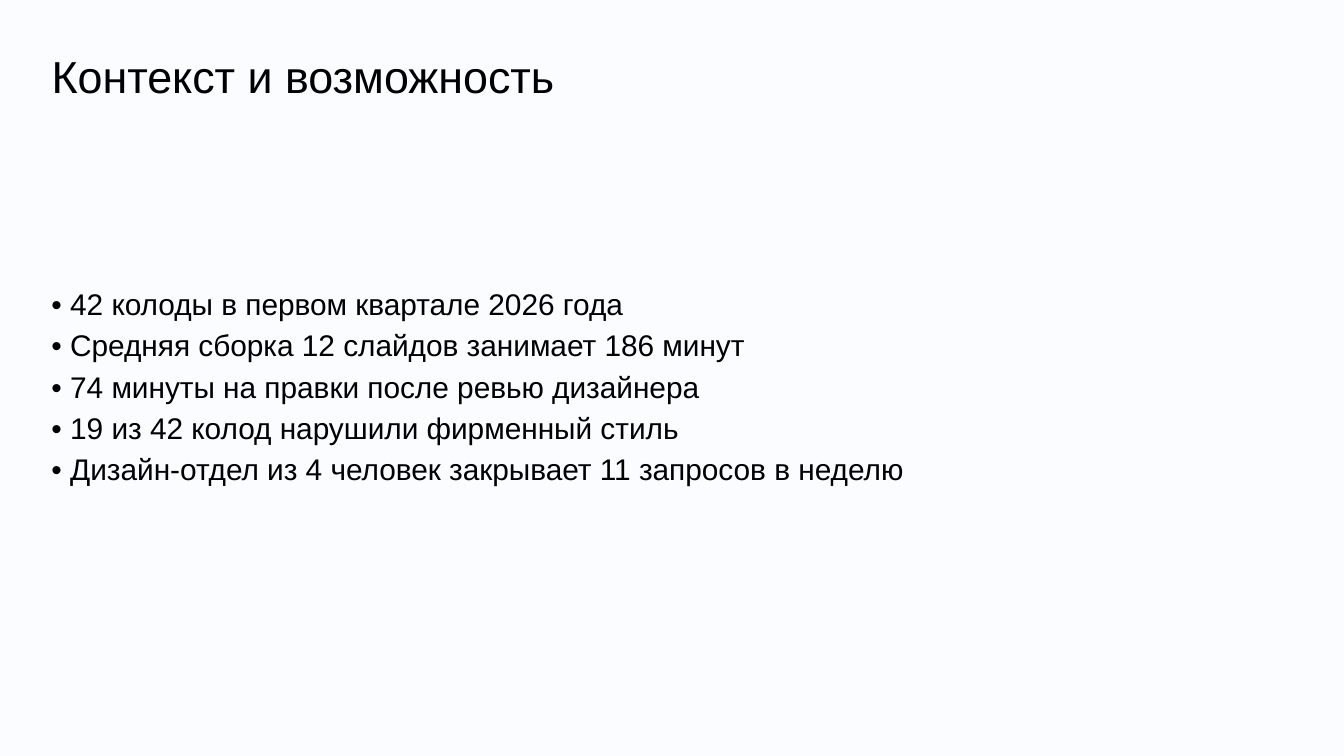
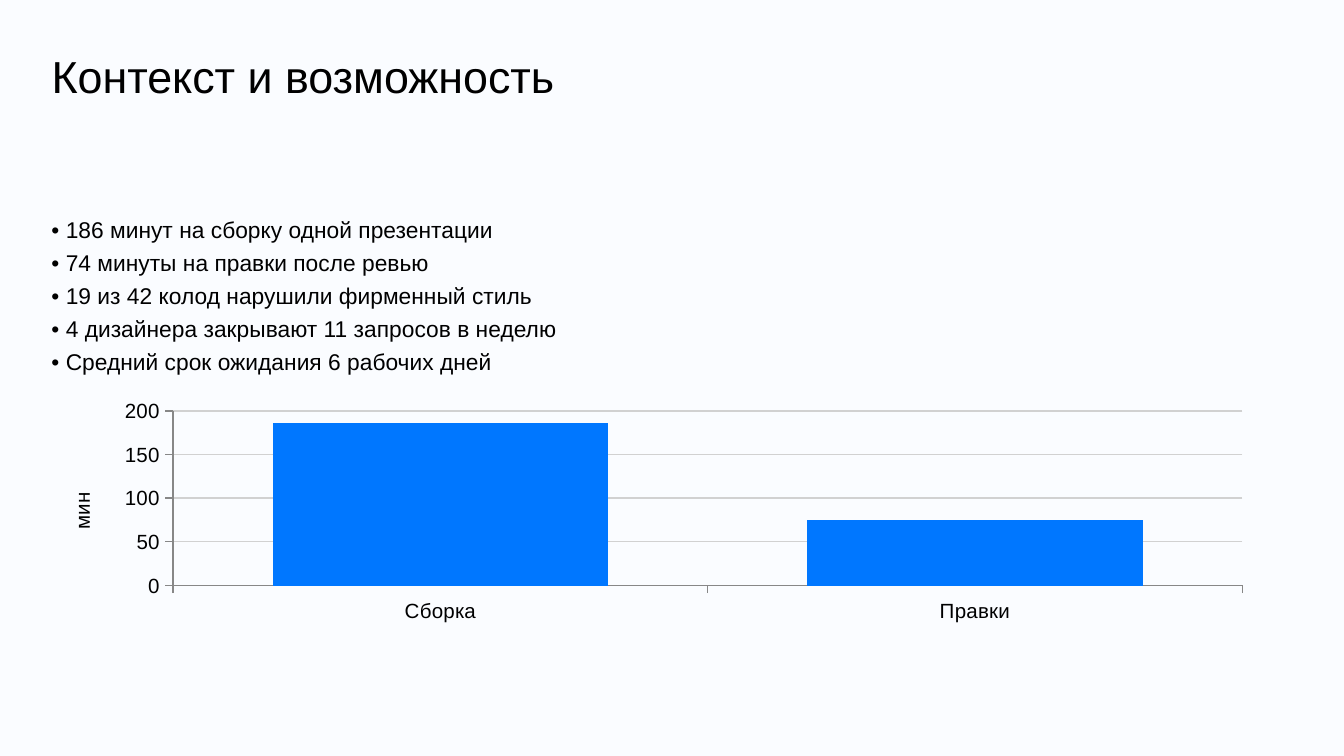
Before and after one commit to DiFoxenGit/-VKTechHackathon, a slide deck: slide 2 of samples/VK_Tech_шаблон__classic.pptx. Drawn at 1344x756 pixels with LibreOffice and Linux fonts; fonts in the diff are those of the drawing; background and template pictures are left out. Boxes give left, top, right and bottom in pixels: in the first picture for what was removed or moved away, otherwise in the second. Text is boxed around its words. In the diff, an @@ line names an element or a change of style, - is before the commit and + after.

```diff
--- a/samples/VK_Tech_шаблон__classic.pptx
+++ b/samples/VK_Tech_шаблон__classic.pptx
@@ text "• 186 минут на сборку ...": place and size @@
-text "• 186 минут на сборку ..." at bbox=[70, 294, 903, 486]
+text "• 186 минут на сборку ..." at bbox=[66, 221, 556, 375]
@@ text at bbox=[66, 221, 492, 276]: text changed; size 16 to 12.2 pt @@
-• 42 колоды в первом квартале 2026 года
-• Средняя сборка 12 слайдов занимает 186 минут
-• 74 минуты на правки после ревью дизайнера
+• 186 минут на сборку одной презентации
+• 74 минуты на правки после ревью
@@ text at bbox=[66, 287, 532, 309]: size 16 to 12.2 pt in "• 19 из 42 колод нарушили фирменный ..." @@
@@ text at bbox=[66, 320, 556, 375]: text changed; size 16 to 12.2 pt @@
-• Дизайн‑отдел из 4 человек закрывает 11 запросов в неделю
+• 4 дизайнера закрывают 11 запросов в неделю
+• Средний срок ожидания 6 рабочих дней
@@ column chart added at bbox=[40, 395, 1267, 628] @@
+categories: Сборка, Правки
+Series 1: 186, 74
```
Also in this commit, not shown: 3 other slides changed, 5 slides added, 5 slides removed, 27 other files.
